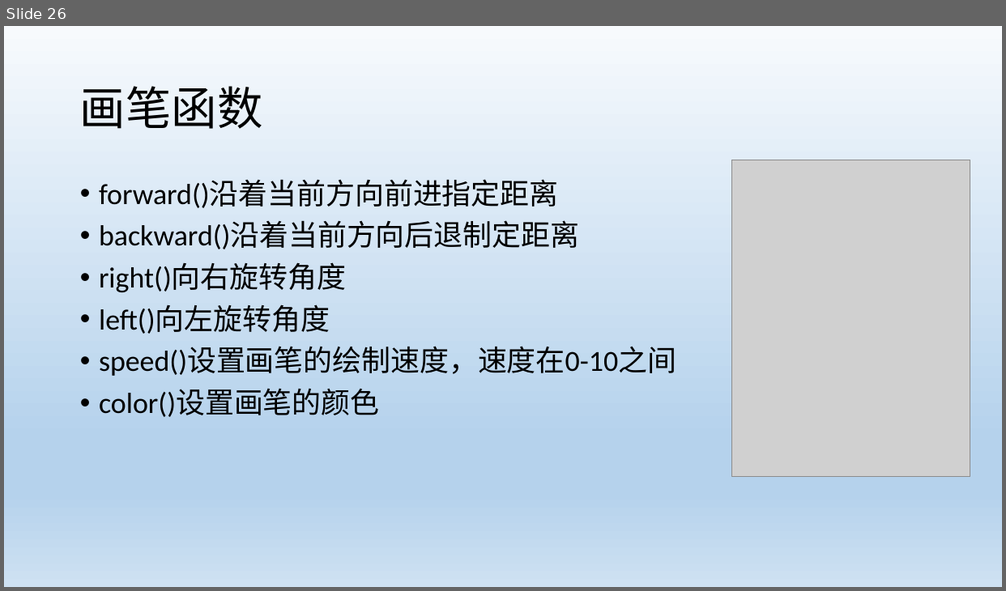
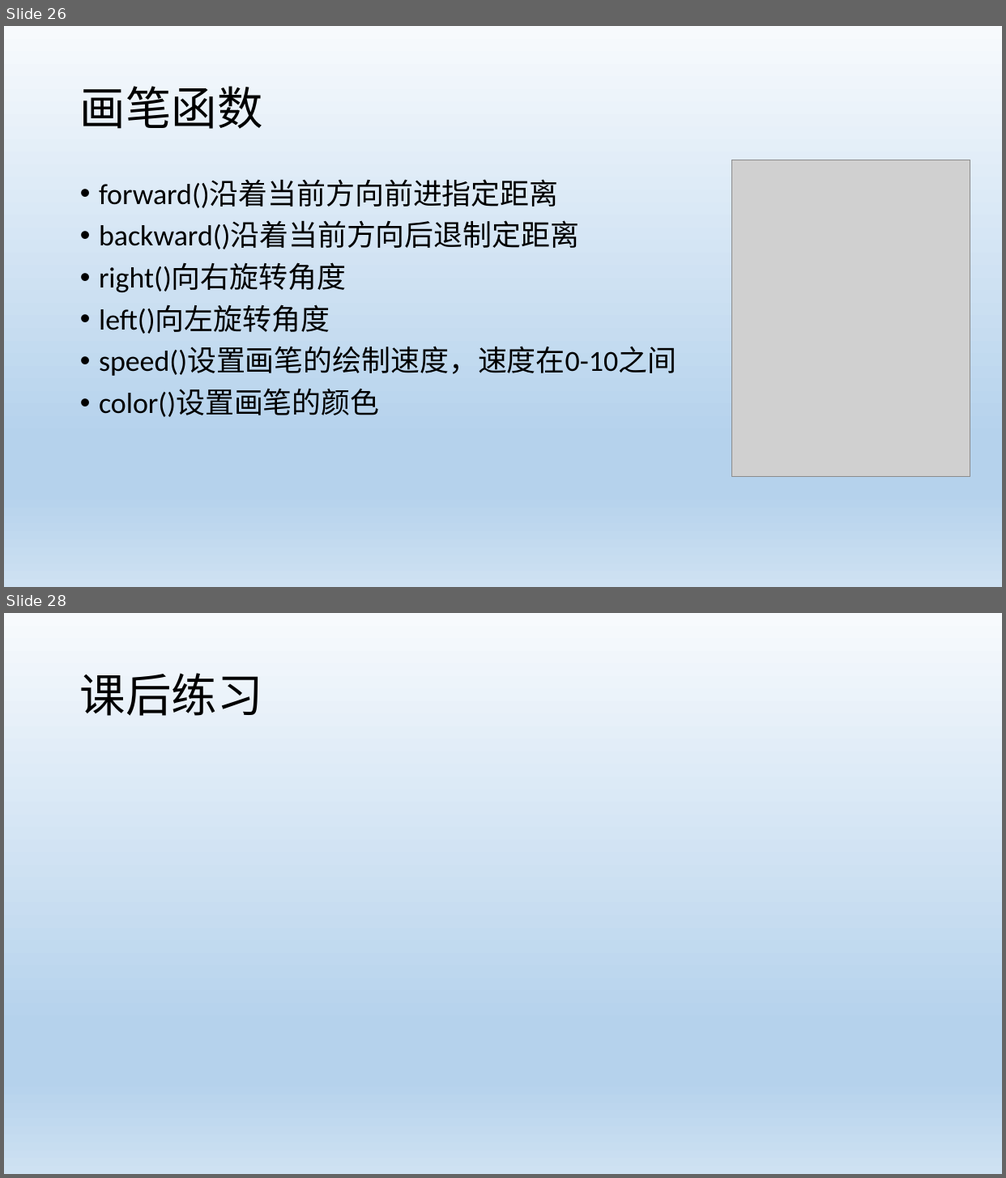
Before and after one commit to HKingdoom/learngit, a slide deck: Python01.pptx. Shown one above the other, each under a label of ours: slide 26 before the commit, slides 26 and 28 after it; the slides between them are not shown. The pictures are 1006x591 and 1006x1178 pixels, drawn with LibreOffice and Linux fonts; fonts in the diff are those of the drawing; grey boxes stand for pictures. Boxes give left, top, right and bottom in pixels: in the first picture for what was removed or moved away, otherwise in the second. Text is boxed around its words. In the diff, an @@ line names an element or a change of style, - is before the commit and + after.

```diff
--- a/Python01.pptx
+++ b/Python01.pptx
@@ slide 28 added at (x1=4, y1=613, x2=1002, y2=1174), background gradient #F7FAFD to #B5D2EC to #CEE1F2 @@
@@ title added at (x1=80, y1=673, x2=263, y2=716), 44 pt, text #000000 @@
+课后练习
```
Also in this commit, not shown: 1 slide changed, 1 other slide added, 2 slides removed.
